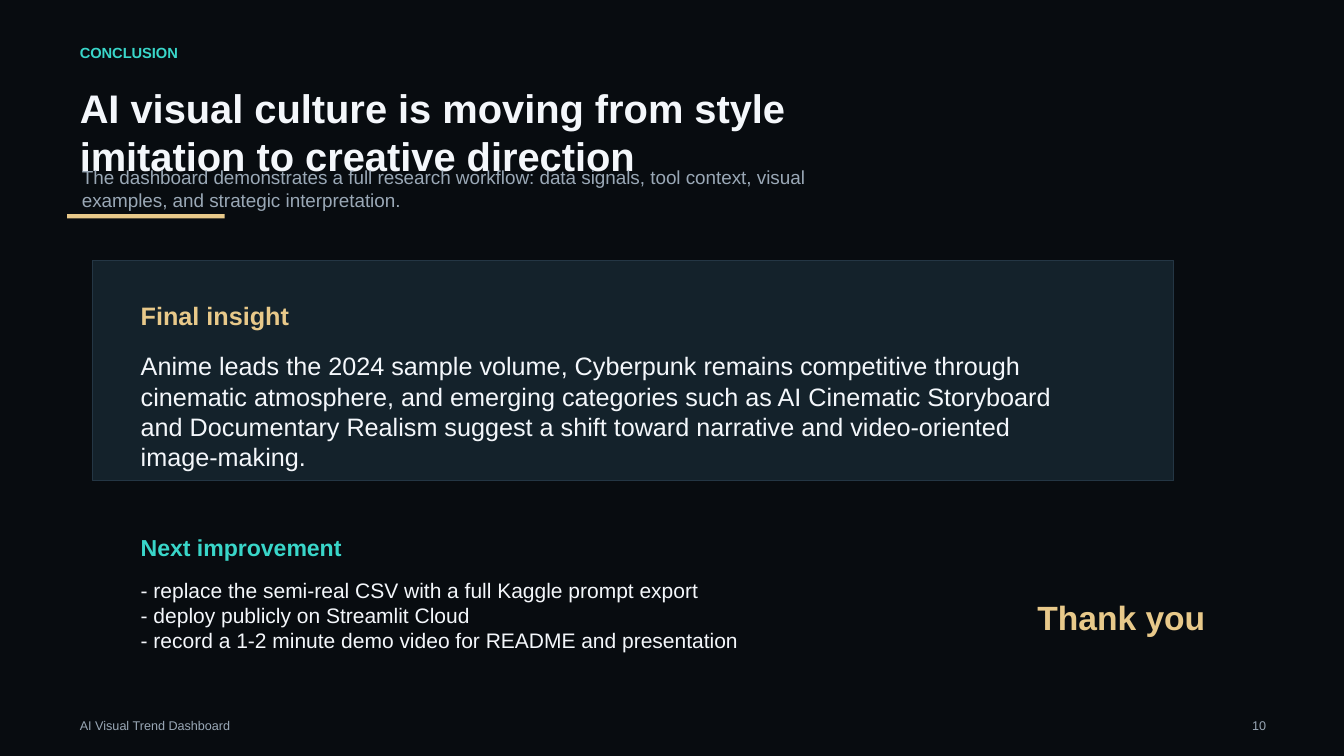
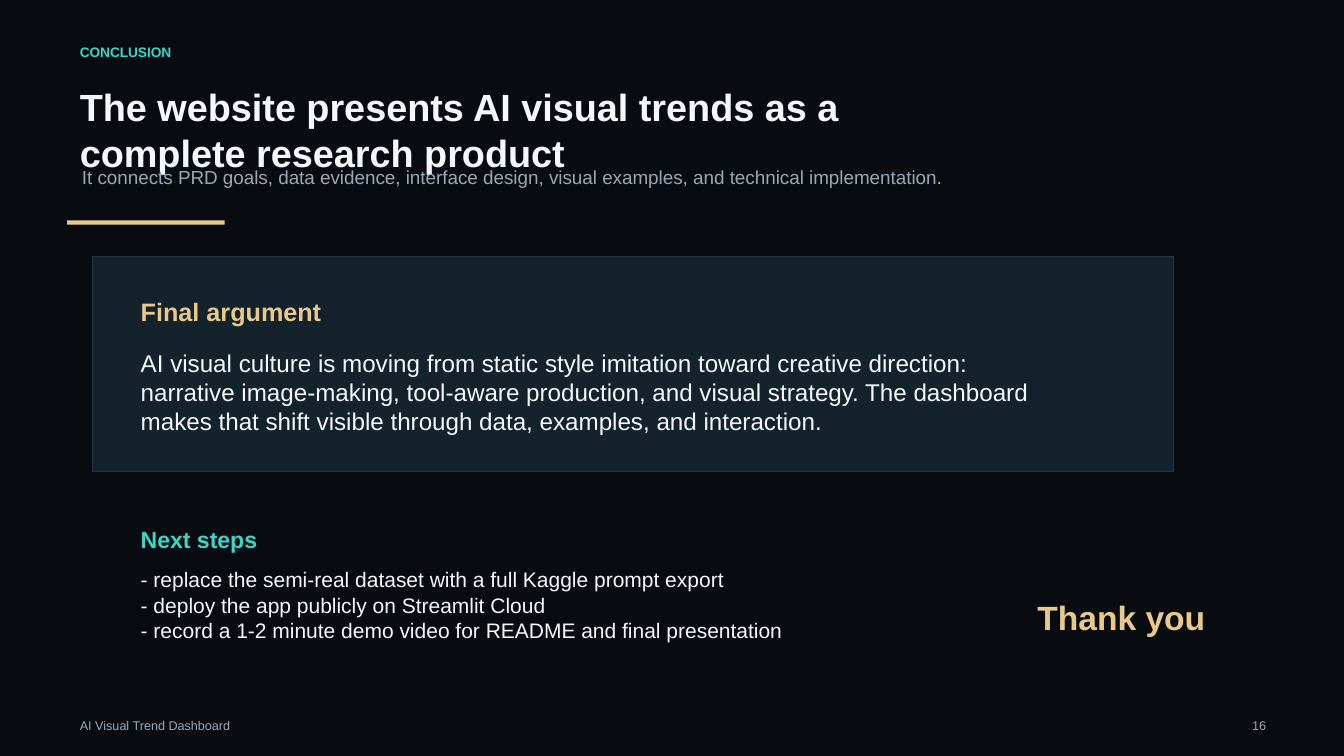
Before and after one commit to hedan-skku/ai-visual-trend-dashboard, a slide deck: slide 16 of AI_Visual_Trend_Dashboard_Presentation.pptx (slide 10 before the commit). Drawn at 1344x756 pixels with LibreOffice and Linux fonts; fonts in the diff are those of the drawing. Boxes give left, top, right and bottom in pixels: in the first picture for what was removed or moved away, otherwise in the second. Text is boxed around its words. In the diff, an @@ line names an element or a change of style, - is before the commit and + after.

Commit message:
Revise presentation for PRD alignment

```diff
--- a/AI_Visual_Trend_Dashboard_Presentation.pptx
+++ b/AI_Visual_Trend_Dashboard_Presentation.pptx
@@ text "CONCLUSION" at (80,47,172,57): size 10.5 to 9.8 pt @@
@@ text at (80,93,838,174): text changed; size 28.5 to 27 pt @@
-AI visual culture is moving from style imitation to creative direction
+The website presents AI visual trends as a complete research product
@@ text at (82,170,942,188): text changed @@
-The dashboard demonstrates a full research workflow: data signals, tool context, visual examples, and strategic interpretation.
+It connects PRD goals, data evidence, interface design, visual examples, and technical implementation.
@@ rectangle: place and size @@
-rectangle at (68,214,225,218)
+rectangle at (68,221,225,225)
@@ rectangle: place and size @@
-rectangle at (93,260,1175,481)
+rectangle at (93,256,1175,472)
@@ text at (141,302,321,326): text changed @@
-Final insight
+Final argument
@@ text at (141,354,1028,435): text changed; size 18 to 17.2 pt @@
-Anime leads the 2024 sample volume, Cyberpunk remains competitive through cinematic atmosphere, and emerging categories such as AI Cinematic Storyboard and Documentary Realism suggest a shift toward narrative and video-oriented image-making.
+AI visual culture is moving from static style imitation toward creative direction: narrative image-making, tool-aware production, and visual strategy. The dashboard makes that shift visible through data, examples, and interaction.
@@ text at (141,532,257,553): text changed @@
-Next improvement
+Next steps
@@ text at (153,571,781,642): text changed @@
-- replace the semi-real CSV with a full Kaggle prompt export
-- deploy publicly on Streamlit Cloud
-- record a 1-2 minute demo video for README and presentation
+- replace the semi-real dataset with a full Kaggle prompt export
+- deploy the app publicly on Streamlit Cloud
+- record a 1-2 minute demo video for README and final presentation
@@ text at (1252,721,1266,730): text changed @@
-10
+16
```
Also in this commit, not shown: 4 other slides changed, 11 slides added, 5 slides removed, 1 other file.
